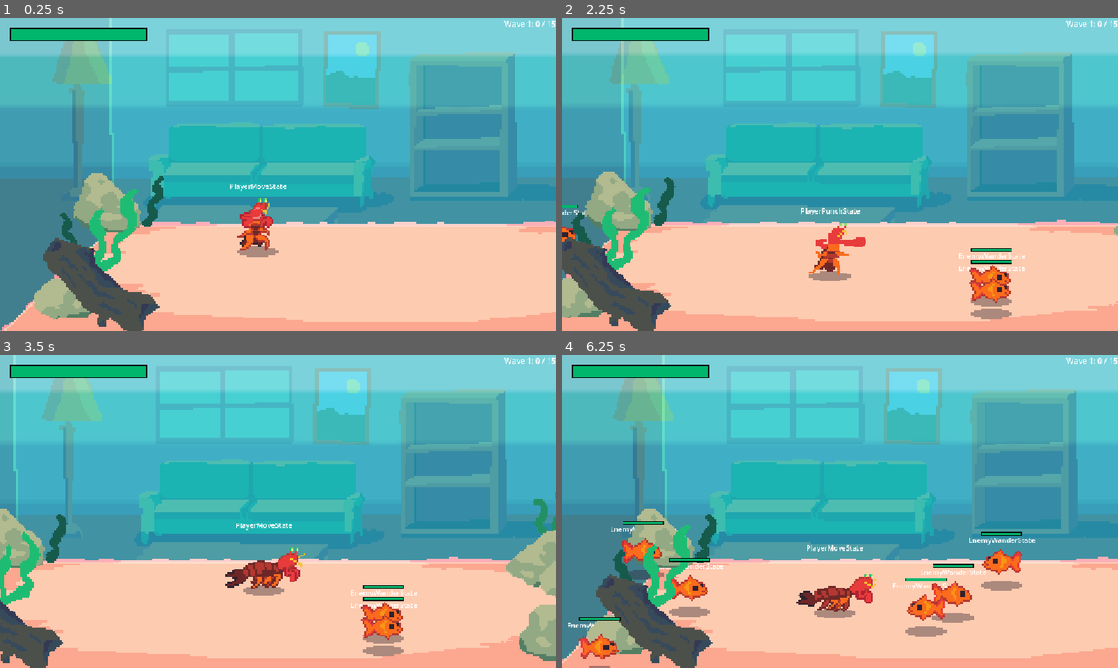
Above: before the commit, frames 1-4 (two rows, left to right).
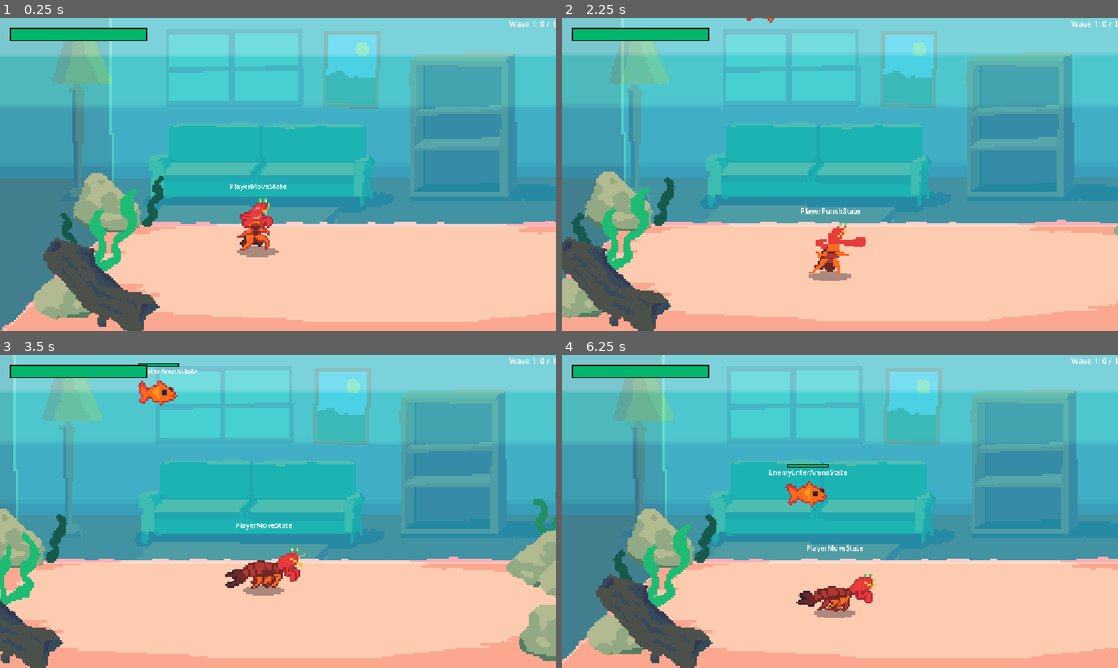
Above: after the commit, the same moments.

Repository: zhang-edward/shrimp-beat-em-up
Game: Godot game, scene res://scenes/Game.tscn
The game is run twice, just before and just after one commit, with the same random seed, the same clock (stepped at 60 frames per second) and the same inputs.
Inputs:
- Up to frame 1 (0.25 s): no input
- Up to frame 2 (2.25 s): hold Right (move_right) 0.53-1.28 s; tap F (attack) at 0.6, 1.35, 2.1 s; tap Space (jump) at 0.77, 1.52 s; hold Down (move_down) 1.28-2.03 s; hold Right (move_right) from 2.03 s (still down)
- Up to frame 3 (3.5 s): release Right (move_right) at 2.78 s; hold Up (move_up) from 2.78 s (still down); tap F (attack) at 2.85 s; tap Space (jump) at 3.02 s
- Up to frame 4 (6.25 s): release Up (move_up) at 3.53 s; hold Left (move_left) 3.53-5.03 s; tap F (attack) every 0.75 s from 3.6 to 5.85 s; tap Space (jump) at 3.77, 4.52, 6.02 s; hold Down (move_down) 5.03-5.78 s; hold Right (move_right) from 5.78 s (still down)

The runs differ from the first frame. In frame 1, 0.1% of the frame differs, in the area x 90-100%, y 0-3%; in frame 2, 1.6%; in frame 3, 1.9%; in frame 4, 4.5%, in the area x 1-100%, y 0-100%.

Commit message:
spawn enemies from top, add boss

Diff:
--- a/prefab/Enemy.tscn
+++ b/prefab/Enemy.tscn
@@ -11,6 +11,7 @@
 [ext_resource type="StyleBox" uid="uid://bpb3vlcuriyr1" path="res://prefab/styles/healthbar_fill.tres" id="8_2y5xi"]
 [ext_resource type="Script" uid="uid://cv7crwf5qo2jy" path="res://scripts/enemy_states/EnemyHurtState.gd" id="8_y16dy"]
 [ext_resource type="Script" uid="uid://dbujchdjs5x8u" path="res://scripts/enemy_states/EnemyWanderState.gd" id="9_kkroo"]
+[ext_resource type="Script" uid="uid://cnqd8t0t6y57h" path="res://scripts/enemy_states/EnemyEnterArenaState.gd" id="11_kkroo"]
 
 [sub_resource type="RectangleShape2D" id="RectangleShape2D_jca2b"]
 size = Vector2(20, 13)
@@ -23,7 +24,6 @@
 position = Vector2(109, 1)
 collision_mask = 3
 script = ExtResource("1_f08wl")
-move_speed = null
 
 [node name="Shadow" type="Sprite2D" parent="." unique_id=1327308791]
 modulate = Color(1, 1, 1, 0.39215687)
@@ -69,7 +69,7 @@
 [node name="StateMachine" type="Node" parent="." unique_id=2094818322]
 unique_name_in_owner = true
 script = ExtResource("2_e3gy8")
-initial_state = NodePath("EnemyWanderState")
+initial_state = NodePath("EnemyEnterArenaState")
 
 [node name="EnemyApproachState" type="Node" parent="StateMachine" unique_id=1482968835 node_paths=PackedStringArray("next_state", "attack_state")]
 script = ExtResource("7_y16dy")
@@ -95,6 +95,10 @@
 script = ExtResource("9_kkroo")
 approach_state = NodePath("../EnemyApproachState")
 
+[node name="EnemyEnterArenaState" type="Node" parent="StateMachine" unique_id=441726873 node_paths=PackedStringArray("next_state")]
+script = ExtResource("11_kkroo")
+next_state = NodePath("../EnemyWanderState")
+
 [node name="DebugStateMachineLabel" type="Label" parent="." unique_id=155363593 node_paths=PackedStringArray("state_machine")]
 anchors_preset = 5
 anchor_left = 0.5
--- /dev/null
+++ b/prefab/PiranhaBoss.tscn
@@ -0,0 +1,202 @@
+[gd_scene format=3 uid="uid://duph7oh3hqltg"]
+
+[ext_resource type="Script" uid="uid://dmm7whpqlpjs1" path="res://scripts/PiranhaBoss.gd" id="1_xgwx1"]
+[ext_resource type="Texture2D" uid="uid://cnqm0bvvya4c6" path="res://sprites/boss/piranha_boss-sheet.png" id="2_8idci"]
+[ext_resource type="Script" uid="uid://bge0hmqmafyrt" path="res://scripts/fsm/StateMachine.gd" id="3_a8i8s"]
+[ext_resource type="Script" uid="uid://chkdvk8nuu7nk" path="res://scripts/boss_states/BossEnterArenaState.gd" id="4_n2l5s"]
+[ext_resource type="Texture2D" uid="uid://dn5gt0a1iuba6" path="res://sprites/shadow.png" id="5_ub87s"]
+[ext_resource type="Script" uid="uid://do8t1vj4ygsrh" path="res://scripts/fsm/DebugStateMachineLabel.gd" id="6_ughef"]
+
+[sub_resource type="AtlasTexture" id="AtlasTexture_a8i8s"]
+atlas = ExtResource("2_8idci")
+region = Rect2(0, 120, 184, 120)
+
+[sub_resource type="AtlasTexture" id="AtlasTexture_n2l5s"]
+atlas = ExtResource("2_8idci")
+region = Rect2(184, 120, 184, 120)
+
+[sub_resource type="AtlasTexture" id="AtlasTexture_ub87s"]
+atlas = ExtResource("2_8idci")
+region = Rect2(368, 120, 184, 120)
+
+[sub_resource type="AtlasTexture" id="AtlasTexture_ughef"]
+atlas = ExtResource("2_8idci")
+region = Rect2(552, 120, 184, 120)
+
+[sub_resource type="AtlasTexture" id="AtlasTexture_cb02v"]
+atlas = ExtResource("2_8idci")
+region = Rect2(736, 120, 184, 120)
+
+[sub_resource type="AtlasTexture" id="AtlasTexture_8yf57"]
+atlas = ExtResource("2_8idci")
+region = Rect2(0, 240, 184, 120)
+
+[sub_resource type="AtlasTexture" id="AtlasTexture_bd71w"]
+atlas = ExtResource("2_8idci")
+region = Rect2(184, 240, 184, 120)
+
+[sub_resource type="AtlasTexture" id="AtlasTexture_8idci"]
+atlas = ExtResource("2_8idci")
+region = Rect2(368, 240, 184, 120)
+
+[sub_resource type="AtlasTexture" id="AtlasTexture_rlcvt"]
+atlas = ExtResource("2_8idci")
+region = Rect2(552, 240, 184, 120)
+
+[sub_resource type="AtlasTexture" id="AtlasTexture_0k8tf"]
+atlas = ExtResource("2_8idci")
+region = Rect2(736, 240, 184, 120)
+
+[sub_resource type="AtlasTexture" id="AtlasTexture_kgaf0"]
+atlas = ExtResource("2_8idci")
+region = Rect2(0, 360, 184, 120)
+
+[sub_resource type="AtlasTexture" id="AtlasTexture_4mim7"]
+atlas = ExtResource("2_8idci")
+region = Rect2(184, 360, 184, 120)
+
+[sub_resource type="AtlasTexture" id="AtlasTexture_s45h4"]
+atlas = ExtResource("2_8idci")
+region = Rect2(368, 360, 184, 120)
+
+[sub_resource type="AtlasTexture" id="AtlasTexture_wowj3"]
+atlas = ExtResource("2_8idci")
+region = Rect2(0, 0, 184, 120)
+
+[sub_resource type="AtlasTexture" id="AtlasTexture_ghgbw"]
+atlas = ExtResource("2_8idci")
+region = Rect2(184, 0, 184, 120)
+
+[sub_resource type="AtlasTexture" id="AtlasTexture_3g5ee"]
+atlas = ExtResource("2_8idci")
+region = Rect2(368, 0, 184, 120)
+
+[sub_resource type="AtlasTexture" id="AtlasTexture_eulky"]
+atlas = ExtResource("2_8idci")
+region = Rect2(552, 0, 184, 120)
+
+[sub_resource type="AtlasTexture" id="AtlasTexture_6hbhs"]
+atlas = ExtResource("2_8idci")
+region = Rect2(736, 0, 184, 120)
+
+[sub_resource type="SpriteFrames" id="SpriteFrames_xgwx1"]
+animations = [{
+"frames": [{
+"duration": 1.0,
+"texture": SubResource("AtlasTexture_a8i8s")
+}, {
+"duration": 1.0,
+"texture": SubResource("AtlasTexture_n2l5s")
+}, {
+"duration": 1.0,
+"texture": SubResource("AtlasTexture_ub87s")
+}, {
+"duration": 1.0,
+"texture": SubResource("AtlasTexture_ughef")
+}, {
+"duration": 1.0,
+"texture": SubResource("AtlasTexture_cb02v")
+}, {
+"duration": 1.0,
+"texture": SubResource("AtlasTexture_8yf57")
+}, {
+"duration": 1.0,
+"texture": SubResource("AtlasTexture_bd71w")
+}],
+"loop": 0,
+"name": &"bite",
+"speed": 10.0
+}, {
+"frames": [{
+"duration": 1.0,
+"texture": SubResource("AtlasTexture_8idci")
+}, {
+"duration": 1.0,
+"texture": SubResource("AtlasTexture_rlcvt")
+}, {
+"duration": 1.0,
+"texture": SubResource("AtlasTexture_0k8tf")
+}, {
+"duration": 1.0,
+"texture": SubResource("AtlasTexture_kgaf0")
+}, {
+"duration": 1.0,
+"texture": SubResource("AtlasTexture_4mim7")
+}],
+"loop": 1,
+"name": &"chomp",
+"speed": 10.0
+}, {
+"frames": [{
+"duration": 1.0,
+"texture": SubResource("AtlasTexture_s45h4")
+}],
+"loop": 0,
+"name": &"hurt",
+"speed": 5.0
+}, {
+"frames": [{
+"duration": 1.0,
+"texture": SubResource("AtlasTexture_wowj3")
+}, {
+"duration": 1.0,
+"texture": SubResource("AtlasTexture_ghgbw")
+}, {
+"duration": 1.0,
+"texture": SubResource("AtlasTexture_3g5ee")
+}, {
+"duration": 1.0,
+"texture": SubResource("AtlasTexture_eulky")
+}, {
+"duration": 1.0,
+"texture": SubResource("AtlasTexture_6hbhs")
+}],
+"loop": 1,
+"name": &"idle",
+"speed": 10.0
+}]
+
+[sub_resource type="CircleShape2D" id="CircleShape2D_ub87s"]
+radius = 14.035668
+
+[node name="PiranhaBoss" type="CharacterBody2D" unique_id=1799854651]
+script = ExtResource("1_xgwx1")
+
+[node name="Shadow" type="Sprite2D" parent="." unique_id=206225726]
+modulate = Color(1, 1, 1, 0.39215687)
+position = Vector2(0, 200)
+scale = Vector2(15, 15)
+texture = ExtResource("5_ub87s")
+
+[node name="AnimatedSprite2D" type="AnimatedSprite2D" parent="." unique_id=1129622105]
+scale = Vector2(4, 4)
+sprite_frames = SubResource("SpriteFrames_xgwx1")
+animation = &"idle"
+autoplay = "idle"
+
+[node name="StateMachine" type="Node" parent="." unique_id=314033685]
+script = ExtResource("3_a8i8s")
+initial_state = NodePath("BossEnterArenaState")
+
+[node name="BossEnterArenaState" type="Node" parent="StateMachine" unique_id=638515764]
+script = ExtResource("4_n2l5s")
+
+[node name="DebugStateMachineLabel" type="Label" parent="." unique_id=303831490 node_paths=PackedStringArray("state_machine")]
+anchors_preset = 5
+anchor_left = 0.5
+anchor_right = 0.5
+offset_left = -46.0
+offset_top = -112.0
+offset_right = 46.0
+offset_bottom = -89.0
+grow_horizontal = 2
+size_flags_horizontal = 4
+text = "debug state"
+horizontal_alignment = 1
+vertical_alignment = 1
+script = ExtResource("6_ughef")
+state_machine = NodePath("../StateMachine")
+
+[node name="CollisionShape2D" type="CollisionShape2D" parent="." unique_id=81611931]
+position = Vector2(0, 200)
+shape = SubResource("CircleShape2D_ub87s")
--- a/resources/levels/level1.tres
+++ b/resources/levels/level1.tres
@@ -1,11 +1,12 @@
 [gd_resource type="Resource" script_class="LevelSpawnConfig" format=3 uid="uid://cc0mgqrbgadk5"]
 
 [ext_resource type="Script" uid="uid://btol4gs0wscxe" path="res://scripts/levels/LevelSpawnConfig.gd" id="1_nvddv"]
+[ext_resource type="PackedScene" uid="uid://duph7oh3hqltg" path="res://prefab/PiranhaBoss.tscn" id="1_tdr2p"]
 [ext_resource type="Script" uid="uid://d3l5nsti7vk1p" path="res://scripts/levels/WaveSpawnConfig.gd" id="2_6yuri"]
 [ext_resource type="Resource" uid="uid://mpy7q250ilgi" path="res://resources/levels/level1_wave1.tres" id="3_a2ghr"]
-[ext_resource type="Resource" uid="uid://bow2nh180i6ru" path="res://resources/levels/level1_wave2.tres" id="4_tdr2p"]
 
 [resource]
 script = ExtResource("1_nvddv")
-wave_configs = Array[ExtResource("2_6yuri")]([ExtResource("3_a2ghr"), ExtResource("4_tdr2p")])
+wave_configs = Array[ExtResource("2_6yuri")]([ExtResource("3_a2ghr")])
+boss_scene = ExtResource("1_tdr2p")
 metadata/_custom_type_script = "uid://btol4gs0wscxe"
--- a/resources/levels/level1_wave1.tres
+++ b/resources/levels/level1_wave1.tres
@@ -7,5 +7,5 @@
 [resource]
 script = ExtResource("2_4f3qp")
 enemy_configs = Array[ExtResource("1_mpng1")]([ExtResource("2_32et7")])
-num_enemies_to_defeat = 15
+num_enemies_to_defeat = 1
 metadata/_custom_type_script = "uid://d3l5nsti7vk1p"
--- a/resources/levels/level1_wave2.tres
+++ b/resources/levels/level1_wave2.tres
@@ -8,6 +8,6 @@
 script = ExtResource("2_qtp8g")
 enemy_configs = Array[ExtResource("1_eravj")]([ExtResource("2_5u7gj")])
 spawn_freq = 1.0
-num_enemies_to_defeat = 20
+num_enemies_to_defeat = 1
 max_enemies = 8
 metadata/_custom_type_script = "uid://d3l5nsti7vk1p"
--- a/scenes/Game.tscn
+++ b/scenes/Game.tscn
@@ -108,8 +108,9 @@
 [sub_resource type="RectangleShape2D" id="RectangleShape2D_mod73"]
 size = Vector2(1514, 57.5)
 
-[node name="Game" type="Node2D" unique_id=67653856]
+[node name="Game" type="Node2D" unique_id=67653856 node_paths=PackedStringArray("enemies_folder")]
 script = ExtResource("1_ibkli")
+enemies_folder = NodePath("Entities/Enemies")
 
 [node name="EffectManager" type="Node2D" parent="." unique_id=626913341]
 script = ExtResource("2_vjgi4")
--- /dev/null
+++ b/scripts/Boss.gd
@@ -0,0 +1,16 @@
+class_name Boss
+extends CharacterBody2D
+
+@onready var shadow: Sprite2D = $Shadow
+@onready var sprite: AnimatedSprite2D = $AnimatedSprite2D
+@onready var ground_collider: CollisionShape2D = $CollisionShape2D
+
+var absolute_velocity := Vector2.ZERO
+
+func _ready():
+	sprite.play("idle")
+
+# func _process(delta: float) -> void:
+func _physics_process(delta: float) -> void:
+	velocity = IsometryUtils.scale_velocity(absolute_velocity)
+	move_and_slide()
--- a/scripts/Enemy.gd
+++ b/scripts/Enemy.gd
@@ -6,6 +6,8 @@
 @export var move_speed := 100.0
 @export var player_ref: Player
 
+@onready var ground_collider: CollisionShape2D = $CollisionShape2D
+@onready var shadow: Sprite2D = $Shadow
 @onready var game: Game = get_node("/root/Game") as Game
 @onready var sprite: AnimatedSprite2D = $AnimatedSprite2D
 @onready var healthbar: ProgressBar = $Healthbar
--- a/scripts/EnemySpawner.gd
+++ b/scripts/EnemySpawner.gd
@@ -4,15 +4,17 @@
 @export var player_ref: Player
 @export var enemy_scene: PackedScene
 @export var enemies_folder: Node2D # all y-sorted entities need to be under the same node
-var LEFT_SIDE: Vector2
-var RIGHT_SIDE: Vector2
+var TOP_LEFT: Vector2
+var TOP_MIDDLE: Vector2
+var TOP_RIGHT: Vector2
 var spawn_config: WaveSpawnConfig
 var spawn_timer: Timer
 
 func _ready():
 	var screen_size = get_viewport().size
-	LEFT_SIDE = Vector2(-screen_size.x / 2 - 100, 100)
-	RIGHT_SIDE = Vector2(screen_size.x / 2 + 100, 100)
+	TOP_LEFT = Vector2(-screen_size.x / 2 + 100, -screen_size.y / 2 - 100)
+	TOP_MIDDLE = Vector2(0, -screen_size.y / 2 - 100)
+	TOP_RIGHT = Vector2(screen_size.x / 2 - 100, -screen_size.y / 2 - 100)
 
 func load_wave_config(wave_config: WaveSpawnConfig):
 	self.spawn_config = wave_config
@@ -28,6 +30,7 @@
 	add_child(spawn_timer)
 
 func spawn_enemies():
+	var spawn_locations = [TOP_LEFT, TOP_MIDDLE, TOP_RIGHT]
 	var configs = spawn_config.enemy_configs
 	var num_enemies_to_spawn = randi_range(spawn_config.num_to_spawn_low, spawn_config.num_to_spawn_high)
 	var num_enemies_left_to_spawn = (spawn_config.num_enemies_to_defeat - GameVariables.enemies_defeated_for_curr_wave) - get_num_enemies_on_screen()
@@ -39,9 +42,9 @@
 			var new_enemy = enemy_scene.instantiate() as Enemy
 			new_enemy.initialize(player_ref, rand_config)
 			enemies_folder.add_child(new_enemy)
-			var starting_pos = LEFT_SIDE if randi_range(0, 1) == 0 else RIGHT_SIDE
-			starting_pos.y = randi_range(100, 400)
-			new_enemy.global_position = starting_pos
+			var rand_spawn_location = spawn_locations.pick_random()
+			rand_spawn_location.x += randi_range(-40, 40)
+			new_enemy.global_position = rand_spawn_location
 
 func get_num_enemies_on_screen():
 	return enemies_folder.get_children().filter(func(c): return is_instance_valid(c) and c is Enemy).size()
--- a/scripts/Game.gd
+++ b/scripts/Game.gd
@@ -2,12 +2,17 @@
 extends Node2D
 
 @onready var enemy_spawner = %EnemySpawner as EnemySpawner
+@export var enemies_folder: Node
 @onready var wave_stats_label = $CanvasLayer/WaveStats as Label
+
+var BOSS_SPAWN_LOCATION: Vector2
 
 # Called when the node enters the scene tree for the first time.
 func _ready() -> void:
 	load_next_wave()
 	update_wave_stats()
+	var screen_size = get_viewport().size
+	BOSS_SPAWN_LOCATION = Vector2(screen_size.x / 2 - 100, -screen_size.y / 2 - 100)
 
 func update_wave_stats():
 	var curr_wave_config = GameVariables.get_curr_wave_config() as WaveSpawnConfig
@@ -17,15 +22,17 @@
 	GameVariables.enemies_defeated_for_curr_wave += 1
 	if GameVariables.is_wave_completed():
 		if GameVariables.is_level_completed():
-			if GameVariables.curr_level == GameVariables.level_configs.size() - 1:
-				get_tree().change_scene_to_file("res://scenes/GameOver.tscn")
-			else:
-				GameVariables.curr_level += 1
-				load_next_level()
+			load_level_boss()
 		else:
 			GameVariables.curr_wave += 1
 			load_next_wave()
 	update_wave_stats()
+
+func load_level_boss():
+	var level_config = GameVariables.get_curr_level_config()
+	var boss = level_config.boss_scene.instantiate() as Boss
+	enemies_folder.add_child(boss)
+	boss.global_position = BOSS_SPAWN_LOCATION
 
 func load_next_wave():
 	var curr_wave_config = GameVariables.get_curr_wave_config()
--- /dev/null
+++ b/scripts/PiranhaBoss.gd
@@ -0,0 +1,2 @@
+class_name PiranhaBoss
+extends Boss
--- /dev/null
+++ b/scripts/boss_states/BossEnterArenaState.gd
@@ -0,0 +1,17 @@
+class_name BossEnterArenaState
+extends BossState
+
+@export var next_state: State
+var fall_speed: float
+const AUTO_FACE_PLAYER_RANGE = 200
+
+func enter(_msg := {}) -> void:
+	boss.ground_collider.disabled = true
+	boss.shadow.hide()
+
+func update(_delta: float) -> void:
+	boss.absolute_velocity.y = 150
+	if boss.global_position.y >= 125: # Top boundary of arena
+		boss.absolute_velocity.y = 0
+		boss.ground_collider.disabled = false
+		boss.shadow.show()
--- /dev/null
+++ b/scripts/boss_states/BossState.gd
@@ -0,0 +1,4 @@
+class_name BossState
+extends State
+
+@onready var boss: Boss = entity as Boss
--- /dev/null
+++ b/scripts/enemy_states/EnemyEnterArenaState.gd
@@ -0,0 +1,33 @@
+class_name EnemyEnterArenaState
+extends EnemyState
+
+@export var next_state: State
+var fall_speed: float
+const AUTO_FACE_PLAYER_RANGE = 200
+
+func enter(_msg := {}) -> void:
+	enemy.shadow.hide()
+	enemy.ground_collider.disabled = true
+	fall_speed = randi_range(enemy.move_speed, enemy.move_speed * 2)
+
+func exit() -> void:
+	enemy.shadow.show()
+	enemy.ground_collider.disabled = false
+
+func update(_delta: float) -> void:
+	var player = enemy.player_ref
+	if enemy.global_position.y >= 165: # Top boundary of arena
+		state_machine.transition_to(next_state)
+	enemy.absolute_velocity.y = fall_speed
+	animate()
+
+func animate():
+	if enemy.velocity.length_squared() > 0:
+		enemy.sprite.play("move")
+	else:
+		enemy.sprite.play("default")
+
+	if (enemy.player_ref.position - enemy.position).length() <= AUTO_FACE_PLAYER_RANGE:
+		enemy.sprite.flip_h = enemy.position.x > enemy.player_ref.position.x
+	elif enemy.velocity.x != 0:
+		enemy.sprite.flip_h = enemy.velocity.x < 0
--- a/scripts/levels/LevelSpawnConfig.gd
+++ b/scripts/levels/LevelSpawnConfig.gd
@@ -2,3 +2,4 @@
 extends Resource
 
 @export var wave_configs: Array[WaveSpawnConfig]
+@export var boss_scene: PackedScene
Not shown, added: scripts/Boss.gd.uid
Not shown, added: scripts/PiranhaBoss.gd.uid
Not shown, added: scripts/boss_states/BossEnterArenaState.gd.uid
Not shown, added: scripts/boss_states/BossState.gd.uid
Not shown, added: scripts/enemy_states/EnemyEnterArenaState.gd.uid
Binary file added: sprites/boss/piranha_boss-sheet.png
Not shown, added: sprites/boss/piranha_boss-sheet.png.import
Binary file added: sprites/characters/piranha_boss.aseprite
